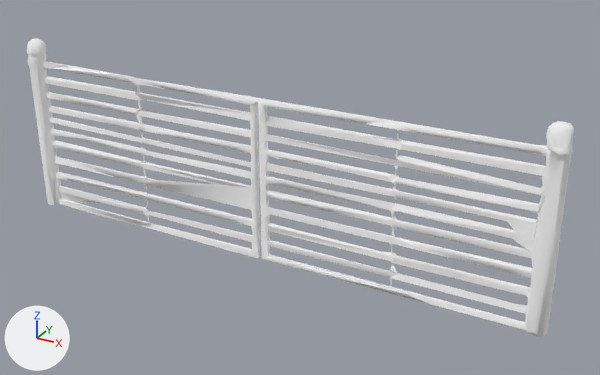
Two versions of the glTF model models/props/gate.glb, one commit apart.
One viewpoint serves both versions: a 50 mm lens placed at (8.15, -13.11, 8.38), pointed at (0.79, 0.27, 1.69). The lights are fixed; the arrows at lower left show +X, +Y and +Z. The first picture is the older version.

The first picture shows 'output_unwrapped'.
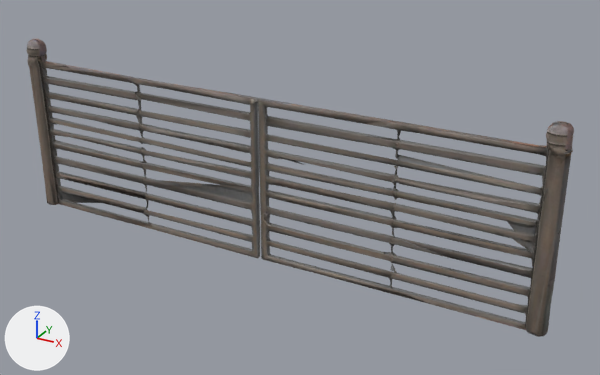
Changed parts and their boxes [x1, y1, x2, y2] in the pictures (600 x 375 px):
'output_unwrapped', surface changed (white to grey): [27, 38, 574, 337] in both

The change, as a list of edits to the scene's bpy script:
```text
Add img_texture_0:
    img_texture_0 = load_image('texture_0', '_unpacked/texture_0', 1024, 1024, 'sRGB')
Add img_normal:
    img_normal = load_image('normal', '_unpacked/normal', 512, 512, 'Non-Color')
Add img_texture_0_metallic_roughness:
    img_texture_0_metallic_roughness = load_image('texture_0_metallic_roughness', '_unpacked/texture_0_metallic_roughness', 256, 256, 'Non-Color')
Change mat_bakedmaterial_002:
    remove # nodes: BsdfPrincipled, OutputMaterial
    remove # colours: white #ffffff
    nodes: BsdfPrincipled, NormalMap, OutputMaterial, SeparateColor, TexImage x3
    uses the picture img_normal
    uses the picture img_texture_0
    uses the picture img_texture_0_metallic_roughness
```
